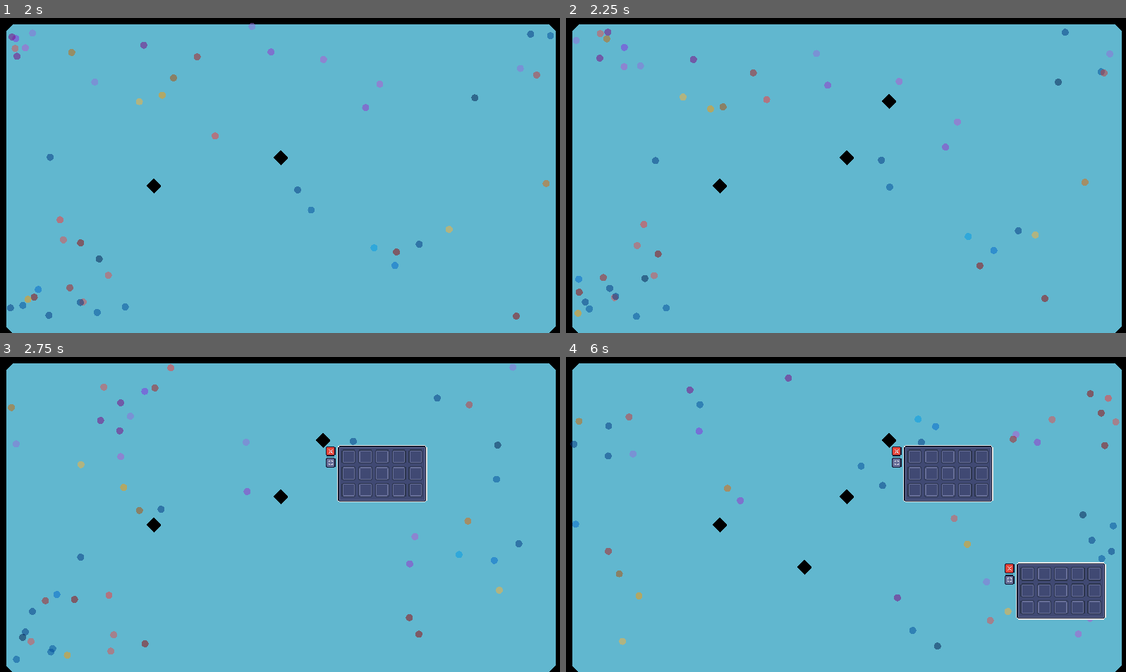
Above: before the commit, frames 1-4 (two rows, left to right).
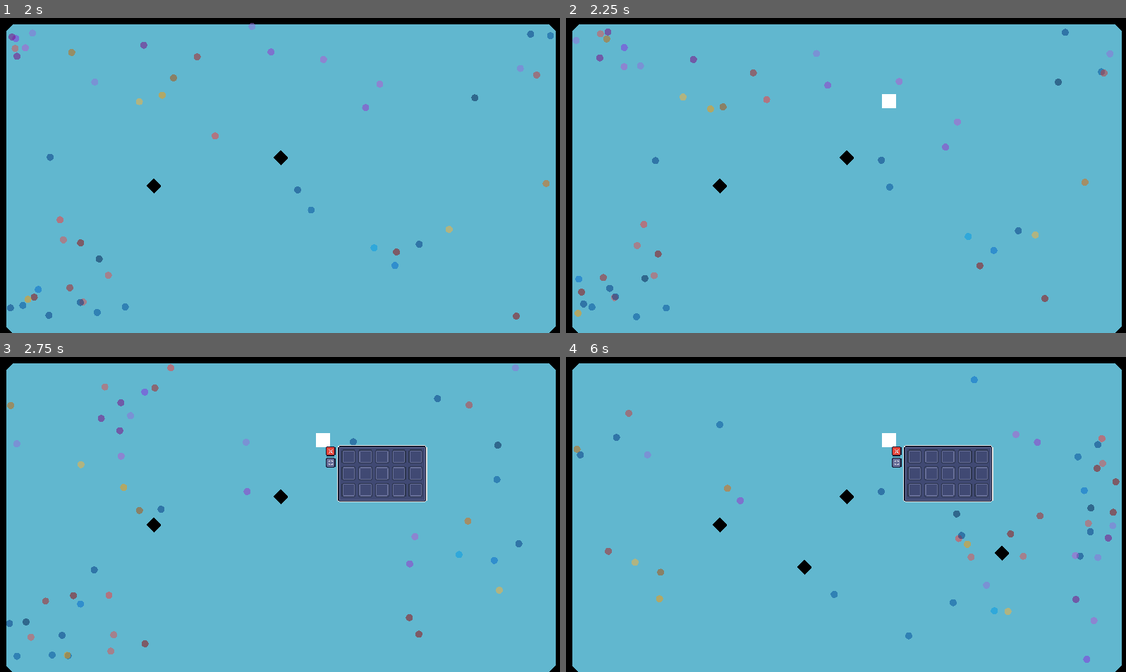
Above: after the commit, the same moments.

Repository: joesobo/EcoSystem
Game: Godot game, scene res://scenes/marching_squares.tscn
Same seed, same stepped clock (60 frames per second), same inputs: the game is played once before the commit and once after it.
Inputs (mouse positions are in pixels of both pictures, inside the frame that each line leads up to):
- Up to frame 1 (2 s): drag from (291, 169) to (240, 292) at 0.52 s; drag from (168, 191) to (145, 298) at 1.27 s
- Up to frame 2 (2.25 s): move the mouse to (902, 106) at 2.02 s; hold G (place_storage, bound only after the commit) from 2.03 s (still down); click (902, 106) at 2.17 s
- Up to frame 3 (2.75 s): keep holding G (place_storage, bound only after the commit); tap B (toggle_breeding) at 2.3 s
- Up to frame 4 (6 s): release G (place_storage, bound only after the commit) at 2.75 s; click (896, 464) at 2.75 s; click (896, 464) at 3.5 s; click (896, 464) at 4.25 s; drag from (818, 577) to (952, 451) at 5.02 s; move the mouse to (1014, 561) at 5.77 s; hold E (toggle_storage) from 5.78 s (still down); click (1014, 561) at 5.92 s

Frame 1 is identical in both runs. In frame 2, 0.2% of the frame differs, in the area x 1-98%, y 3-96%; in frame 3, 0.6%; in frame 4, 4.9%, in the area x 0-99%, y 5-98%.

Commit message:
place block menu and multiple menus

Diff:
--- a/project.godot
+++ b/project.godot
@@ -45,6 +45,11 @@
 "events": [Object(InputEventKey,"resource_local_to_scene":false,"resource_name":"","device":-1,"window_id":0,"alt_pressed":false,"shift_pressed":false,"ctrl_pressed":false,"meta_pressed":false,"pressed":false,"keycode":0,"physical_keycode":66,"key_label":0,"unicode":98,"echo":false,"script":null)
 ]
 }
+place_storage={
+"deadzone": 0.5,
+"events": [Object(InputEventKey,"resource_local_to_scene":false,"resource_name":"","device":-1,"window_id":0,"alt_pressed":false,"shift_pressed":false,"ctrl_pressed":false,"meta_pressed":false,"pressed":false,"keycode":0,"physical_keycode":71,"key_label":0,"unicode":103,"echo":false,"script":null)
+]
+}
 
 [layer_names]
 
--- a/scenes/marching_squares.tscn
+++ b/scenes/marching_squares.tscn
@@ -1,9 +1,10 @@
-[gd_scene load_steps=13 format=3 uid="uid://bwfe30h2s655f"]
+[gd_scene load_steps=14 format=3 uid="uid://bwfe30h2s655f"]
 
 [ext_resource type="Script" path="res://scripts/marchingSquares/VoxelGrid.gd" id="1_7sy1n"]
 [ext_resource type="PackedScene" uid="uid://bltijxvovh1q" path="res://scenes/voxel.tscn" id="2_4y4kx"]
 [ext_resource type="Script" path="res://scripts/FishManager.gd" id="3_qhq6a"]
 [ext_resource type="Shader" path="res://shaders/marching_squares.gdshader" id="3_srn0q"]
+[ext_resource type="Texture2D" uid="uid://cgbueytyqf3ak" path="res://sprites/white.png" id="4_fjbr0"]
 [ext_resource type="PackedScene" uid="uid://yc35bijsp2iy" path="res://scenes/orangeFish.tscn" id="4_q7dbu"]
 [ext_resource type="Script" path="res://scripts/ui/ui_manager.gd" id="7_1w7gj"]
 [ext_resource type="PackedScene" uid="uid://dbmstijr060bk" path="res://scenes/storage_menu.tscn" id="7_425o1"]
@@ -17,6 +18,7 @@
 shader_parameter/x_size = 36
 shader_parameter/y_size = 36
 shader_parameter/offset = Vector2(27, 28)
+shader_parameter/state_texture = ExtResource("4_fjbr0")
 
 [sub_resource type="CanvasTexture" id="CanvasTexture_1l0eq"]
 
--- /dev/null
+++ b/scenes/storage.tscn
@@ -0,0 +1,18 @@
+[gd_scene load_steps=4 format=3 uid="uid://da5yl7o1ke6pf"]
+
+[ext_resource type="Script" path="res://scripts/ui/storage_menu.gd" id="1_8b20t"]
+[ext_resource type="Texture2D" uid="uid://cgbueytyqf3ak" path="res://sprites/white.png" id="1_t6sln"]
+
+[sub_resource type="RectangleShape2D" id="RectangleShape2D_fst2l"]
+size = Vector2(16, 16)
+
+[node name="Storage" type="Area2D"]
+collision_mask = 30
+script = ExtResource("1_8b20t")
+
+[node name="Sprite2D" type="Sprite2D" parent="."]
+scale = Vector2(16, 16)
+texture = ExtResource("1_t6sln")
+
+[node name="CollisionShape2D" type="CollisionShape2D" parent="."]
+shape = SubResource("RectangleShape2D_fst2l")
--- a/scripts/marchingSquares/VoxelGrid.gd
+++ b/scripts/marchingSquares/VoxelGrid.gd
@@ -4,6 +4,7 @@
 @export var voxel_resolution_x = 8
 @export var voxel_resolution_y = 8
 @export var voxel_scene: PackedScene
+@onready var ui_manager = %"UI Manager"
 
 @export var static_body: StaticBody2D
 var collision_shape: CollisionShape2D
@@ -24,6 +25,9 @@
 var triangle_dictionary = {}
 var outlines: Array = [[]]
 var checked_vertices =  []
+
+@export var storage_scene = preload("res://scenes/storage.tscn")
+var storage_map: Dictionary = {}
 
 func _ready():
 	viewport_rect = get_viewport_rect()
@@ -87,7 +91,7 @@
 
 	var state = 0.0
 	if (x == 0 || y == 0 || x == voxel_resolution_x-1 || y == voxel_resolution_y-1):
-		state = 2.0
+		state = 1.0
 		var index = x + y * voxel_resolution_x
 		voxel.modulate = Color.BLACK
 		#image.set_pixel(x, y, Color(2.0 / 255.0, 0, 0, 1))
@@ -97,7 +101,26 @@
 
 func _on_Area2D_input_event(_viewport, event, _shape_idx):
 	if event is InputEventMouseButton and event.pressed:
-		edit_voxel(event.position)
+		var voxel_x = floor(event.position.x / voxel_size)
+		var voxel_y = floor(event.position.y / voxel_size)
+		var index = voxel_x + voxel_y * voxel_resolution_x
+		if Input.is_action_pressed("place_storage") && voxels[index].state == 0.0:
+			var storage = storage_scene.instantiate()
+			storage.position = Vector2(voxel_x, voxel_y) * voxel_size
+
+			add_child(storage)
+
+			voxels[index].state = 2.0
+			storage_map[index] = storage
+		elif Input.is_action_pressed("place_storage") && voxels[index].state == 2.0:
+			storage_map[index].queue_free()
+			voxels[index].state = 0.0
+			storage_map.erase(index)
+		elif voxels[index].state == 2.0:
+			# open UI
+			ui_manager.toggle_menu(UISingleton.MenuType.Storage, index)
+		elif !storage_map.has(index):
+			edit_voxel(event.position)
 		queue_redraw()
 
 func edit_voxel(point: Vector2):
@@ -182,13 +205,13 @@
 
 func triangulate_cell(a: Voxel, b: Voxel, c: Voxel, d: Voxel):
 	var cell_type = 0
-	if a.state:
+	if a.state == 1:
 		cell_type |= 1;
-	if b.state:
+	if b.state == 1:
 		cell_type |= 2;
-	if c.state:
+	if c.state == 1:
 		cell_type |= 4;
-	if d.state:
+	if d.state == 1:
 		cell_type |= 8;
 
 	if cell_type == 1:
--- /dev/null
+++ b/scripts/ui/storage_menu.gd
@@ -0,0 +1,11 @@
+extends Node
+
+
+# Called when the node enters the scene tree for the first time.
+func _ready():
+	pass # Replace with function body.
+
+
+# Called every frame. 'delta' is the elapsed time since the previous frame.
+func _process(delta):
+	pass
--- a/scripts/ui/ui_manager.gd
+++ b/scripts/ui/ui_manager.gd
@@ -8,26 +8,24 @@
 var menus = {
 	UISingleton.MenuType.Storage: {
 		"scene": storage_menu_scene,
-		"instance": null
+		"instances": {}
 	},
 	UISingleton.MenuType.Breeding: {
 		"scene": breeding_menu_scene,
-		"instance": null
+		"instances": {}
 	}
 }
 
 func _input(event):
-	if event.is_action_pressed("toggle_storage"):
-		toggle_menu(UISingleton.MenuType.Storage)
-	elif event.is_action_pressed("toggle_breeding"):
-		toggle_menu(UISingleton.MenuType.Breeding)
+	if event.is_action_pressed("toggle_breeding"):
+		toggle_menu(UISingleton.MenuType.Breeding, 0)
 
-func toggle_menu(menu_name: UISingleton.MenuType):
+func toggle_menu(menu_name: UISingleton.MenuType, index: int):
 	var menu_info = menus[menu_name]
-	if menu_info["instance"]:
-		close_menu(menu_name)
+	if menu_info["instances"].has(index):
+		close_menu(menu_name, index)
 	else:
-		menu_info["instance"] = open_menu(menu_info["scene"])
+		menu_info["instances"][index] = open_menu(menu_info["scene"])
 
 func open_menu(menu_scene):
 	var menu_instance = menu_scene.instantiate()
@@ -37,11 +35,11 @@
 	_on_menu_activated(menu_instance)
 	return menu_instance
 
-func close_menu(menu_name: UISingleton.MenuType):
+func close_menu(menu_name: UISingleton.MenuType, index: int):
 	var menu_info = menus[menu_name]
-	if menu_info["instance"]:
-		menu_info["instance"].queue_free()
-		menu_info["instance"] = null
+	if menu_info["instances"].has(index):
+		menu_info["instances"][index].queue_free()
+		menu_info["instances"].erase(index)
 
 func _on_menu_activated(menu):
 	active_menu = menu
Binary file added: sprites/white.aseprite
Binary file added: sprites/white.png
Not shown, added: sprites/white.png.import
